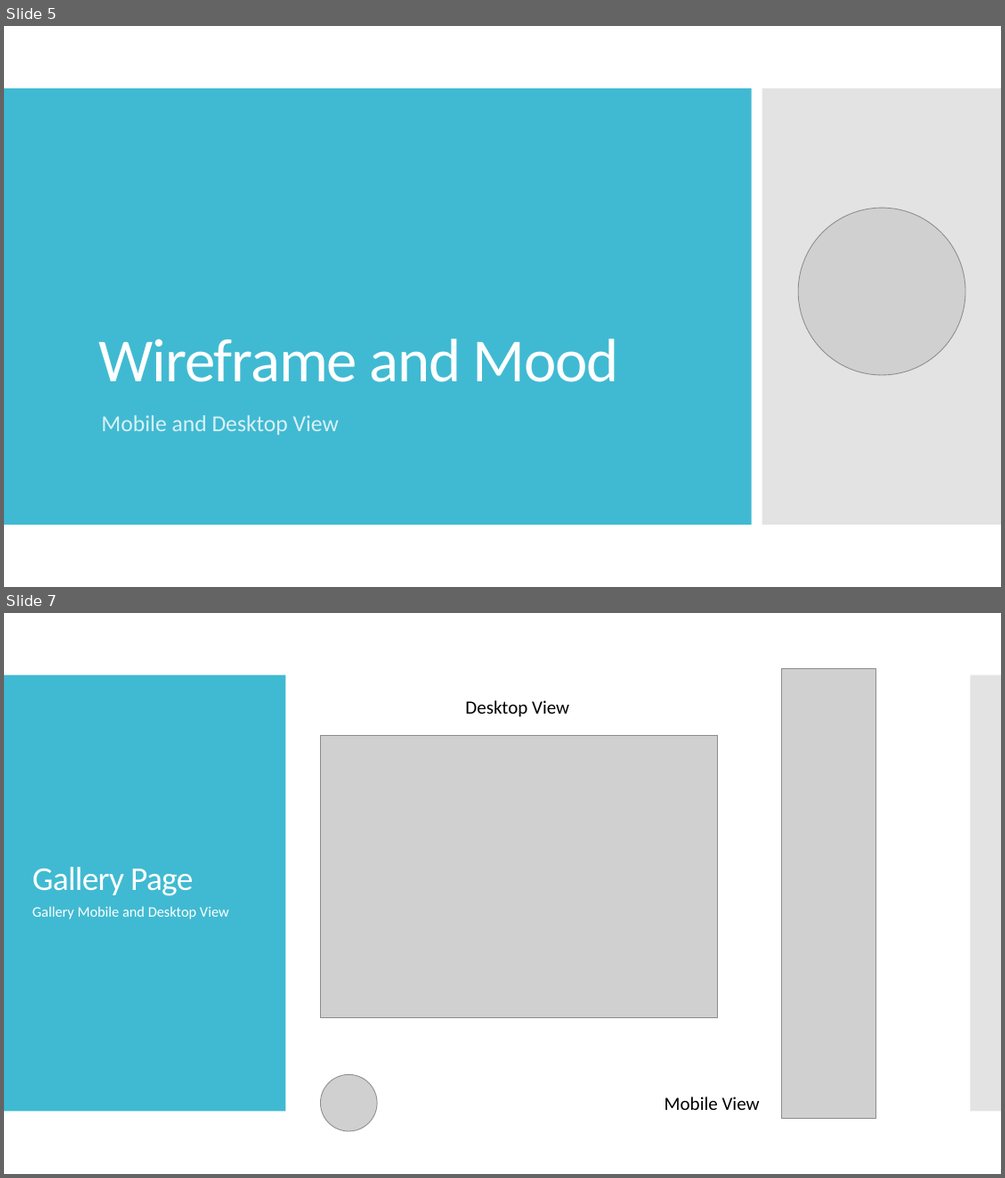
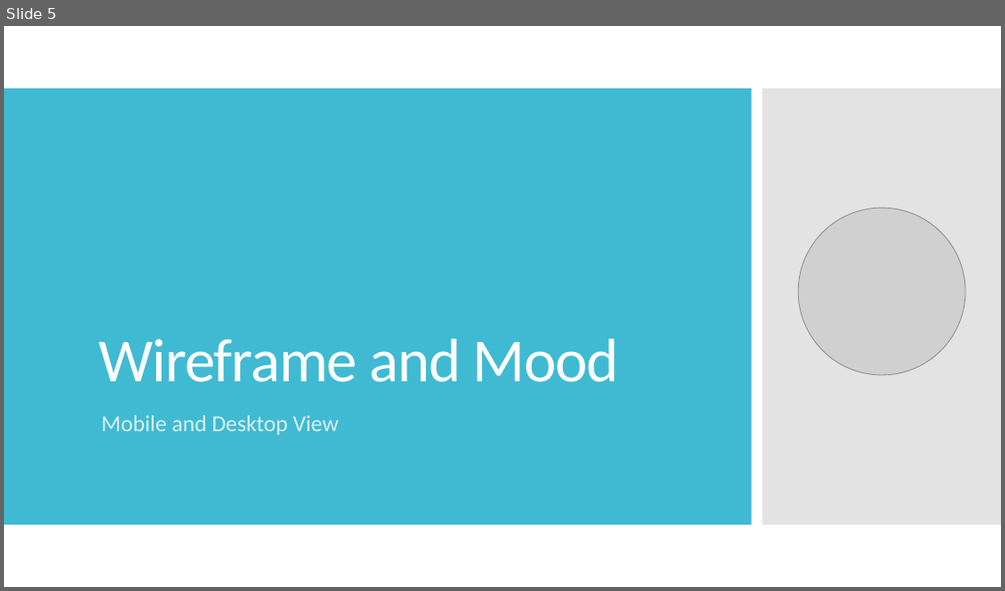
Before and after one commit to archiesevillano/MiniProject1, a slide deck: assets/documentation/AirGlobe Presentation.pptx. Shown one above the other, each under a label of ours: slides 5 and 7 before the commit, slide 5 after it; the slides between them are not shown. The pictures are 1005x1178 and 1005x591 pixels, drawn with LibreOffice and Linux fonts; fonts in the diff are those of the drawing; grey boxes stand for pictures. Boxes give left, top, right and bottom in pixels: in the first picture for what was removed or moved away, otherwise in the second. Text is boxed around its words. In the diff, an @@ line names an element or a change of style, - is before the commit and + after.

```diff
--- a/assets/documentation/AirGlobe Presentation.pptx
+++ b/assets/documentation/AirGlobe Presentation.pptx
@@ slide 7 removed at (x1=4, y1=613, x2=1001, y2=1174), background #FFFFFF @@
@@ rectangle removed at (x1=4, y1=675, x2=286, y2=1111) @@
@@ picture removed at (x1=782, y1=669, x2=876, y2=1118) @@
@@ rectangle removed at (x1=971, y1=675, x2=1001, y2=1111) @@
@@ text removed at (x1=465, y1=700, x2=569, y2=717) @@
-Desktop View
@@ picture removed at (x1=320, y1=736, x2=718, y2=1018) @@
@@ title removed at (x1=32, y1=867, x2=193, y2=896) @@
-Gallery Page
@@ text removed at (x1=32, y1=906, x2=229, y2=919) @@
-Gallery Mobile and Desktop View
@@ picture removed at (x1=320, y1=1074, x2=377, y2=1131) @@
@@ text removed at (x1=664, y1=1096, x2=760, y2=1110) @@
-Mobile View
```
Also in this commit, not shown: 2 slides changed, 6 slides added, 1 other slide removed, 27 other files.
